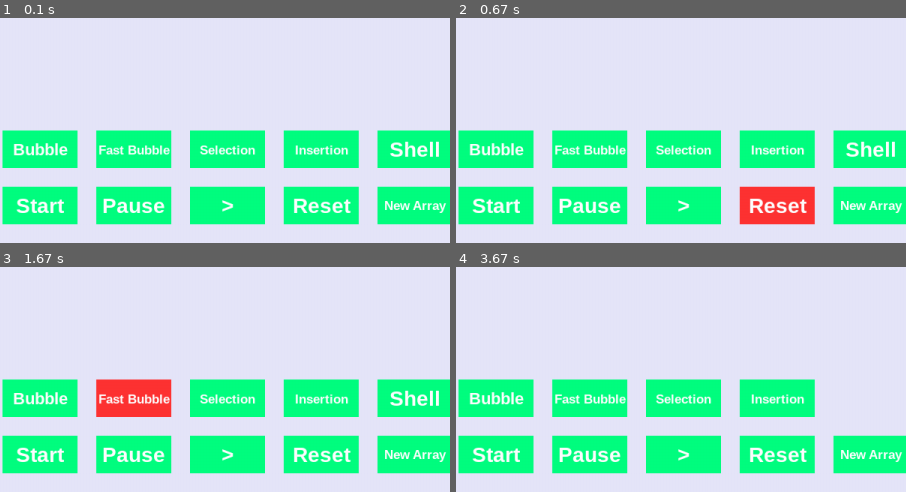
Above: before the commit, frames 1-4 (two rows, left to right).
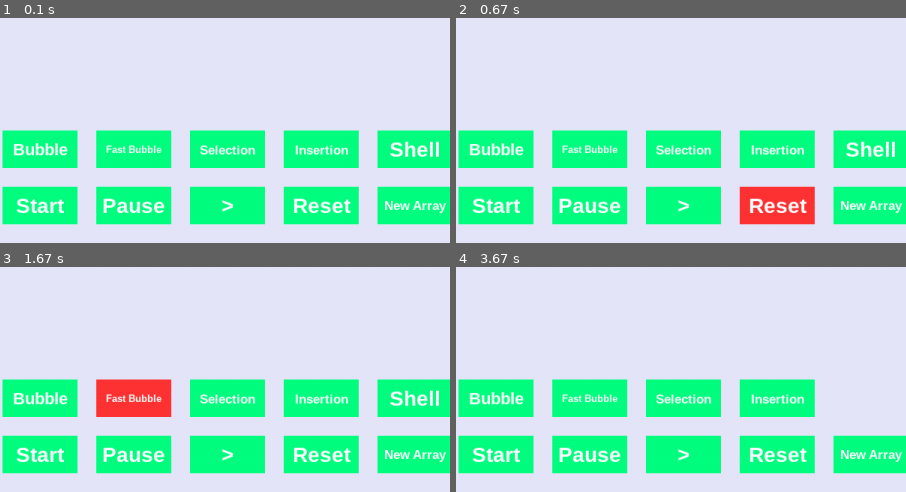
Above: after the commit, the same moments.

Repository: ColeB2/PygameSortingVis
Game: pygame game, started from main.py
The game is run twice, just before and just after one commit, with the same random seed, the same clock (stepped at 60 frames per second) and the same inputs.
Inputs (mouse positions are % of the whole screen's width and height, from its top left):
- Up to frame 1 (0.1 s): no input
- Up to frame 2 (0.67 s): click "Reset" at 0.38 s
- Up to frame 3 (1.67 s): click "Start" at 0.77 s; click (19, 35) at 1.05 s; click "Fast Bubble" at 1.38 s
- Up to frame 4 (3.67 s): click (52, 16) at 1.72 s; click "New Array" at 2.55 s; click (36, 29) at 2.88 s; move the mouse to (76, 41) at 3.17 s; click (76, 41) at 3.33 s
The pictures show only the part of the screen within x 4-54%, y 50-100%; the shares and areas given below are measured in that part.

The runs differ from the first frame. In frame 1, 0.5% of the frame differs, in the area x 22-38%, y 56-61%; in frame 2, 0.5%; in frame 3, 0.5%; in frame 4, 0.5%.

Commit message:
buttons module resize bool option

Diff:
--- a/visualizer/buttons.py
+++ b/visualizer/buttons.py
@@ -23,6 +23,7 @@
         font_color: Tuple formatted -> font_color=(XXX,YYY,ZZZ) - RGB values for
             color of the text, default (255,255,255) - white.
         text: Str, String value of the text to appear on the button.
+        resize: Bool, Whether or not to use the built in resize function.
         display: pygame.Surface object.
         function: Function, the function the button needs to perform on click.
             Passed as so, Button(function=button_function). -> This created a
@@ -31,7 +32,7 @@
     """
     def __init__(self, x=0, y=0, width=50, height=50, font_size=25,
         color=(255,51,51), color2=(0,255,128), font='arialblack',
-        font_color=(255,255,255),  text='Text', display=None, function=None):
+        font_color=(255,255,255),  text='Text', resize=True, display=None, function=None):
 
         self.x = x
         self.y = y
@@ -43,6 +44,7 @@
         self.font = font
         self.font_color = font_color
         self.text = text
+        self.resize = resize
         self.display = display
         self.function = function
 
@@ -70,12 +72,13 @@
     def _resize_text(self):
         """For internal use. Handles the sizing of the font so that the text
          can fit inside of the button."""
-        if len(self.text) >= 12:
-            self.font_size = self.height/4
-        elif len(self.text) >=9:
-            self.font_size = self.height/3
-        elif len(self.text) >= 6:
-            self.font_size = self.height/2 - (self.height*0.1)
+        if self.resize:
+            if len(self.text) >= 11:
+                self.font_size = self.height/4
+            elif len(self.text) >=9:
+                self.font_size = self.height/3
+            elif len(self.text) >= 6:
+                self.font_size = self.height/2 - (self.height*0.1)
 
 
     def _handle_button_click(self, *args):
